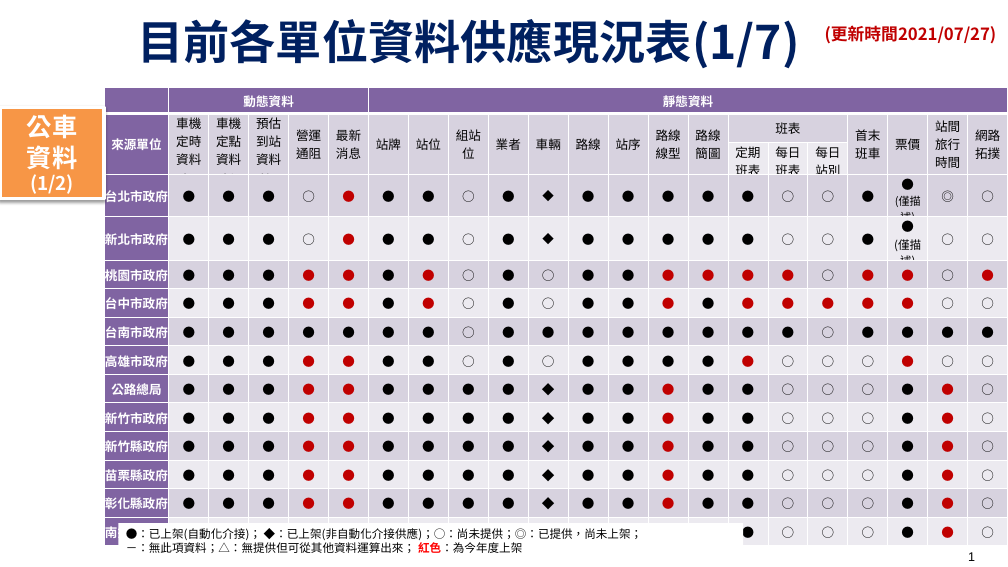
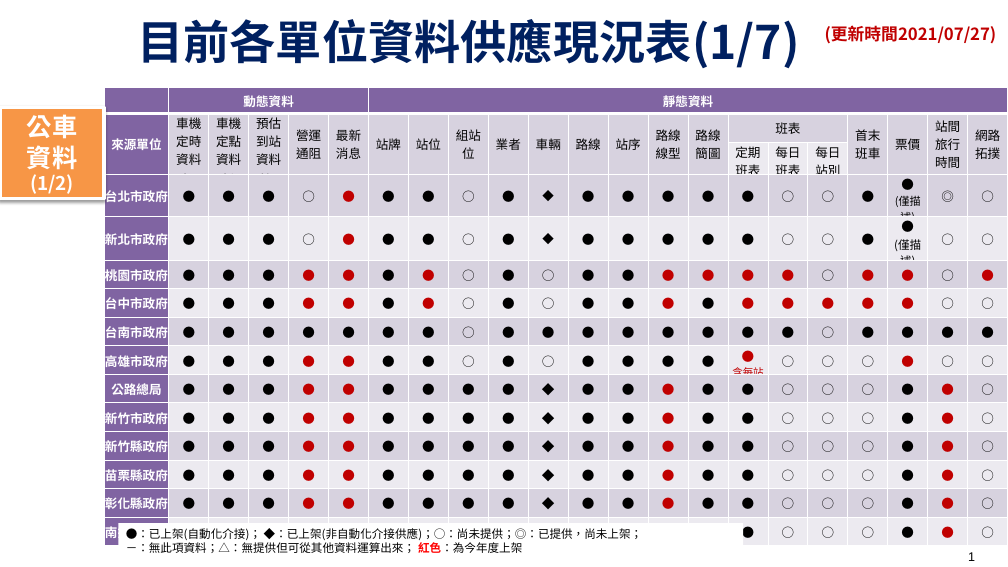
Before and after one commit to ptxmotc/data-provide-status, a slide deck: slide 1 of 各單位資料供應現況表.pptx. Drawn at 1008x567 pixels with LibreOffice and Linux fonts; fonts in the diff are those of the drawing; background and template pictures are left out. Boxes give left, top, right and bottom in pixels: in the first picture for what was removed or moved away, otherwise in the second. Text is boxed around its words. In the diff, an @@ line names an element or a change of style, - is before the commit and + after.

```diff
--- a/各單位資料供應現況表.pptx
+++ b/各單位資料供應現況表.pptx
@@ table at (104,88,1008,545) @@
-row 9, column 16: ●
+row 9, column 16: ● / 含每站
```
Also in this commit, not shown: 1 other file.
